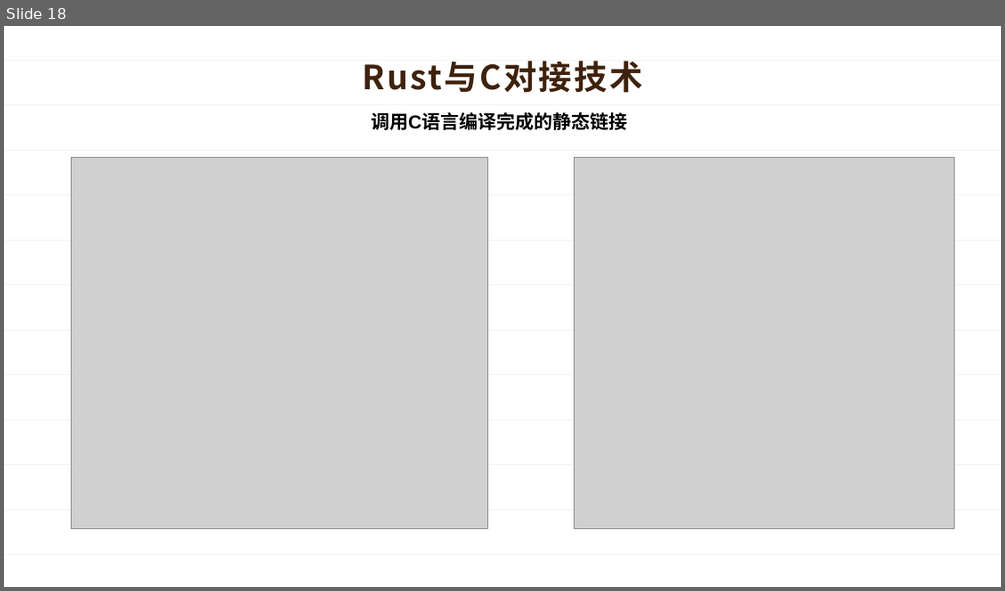
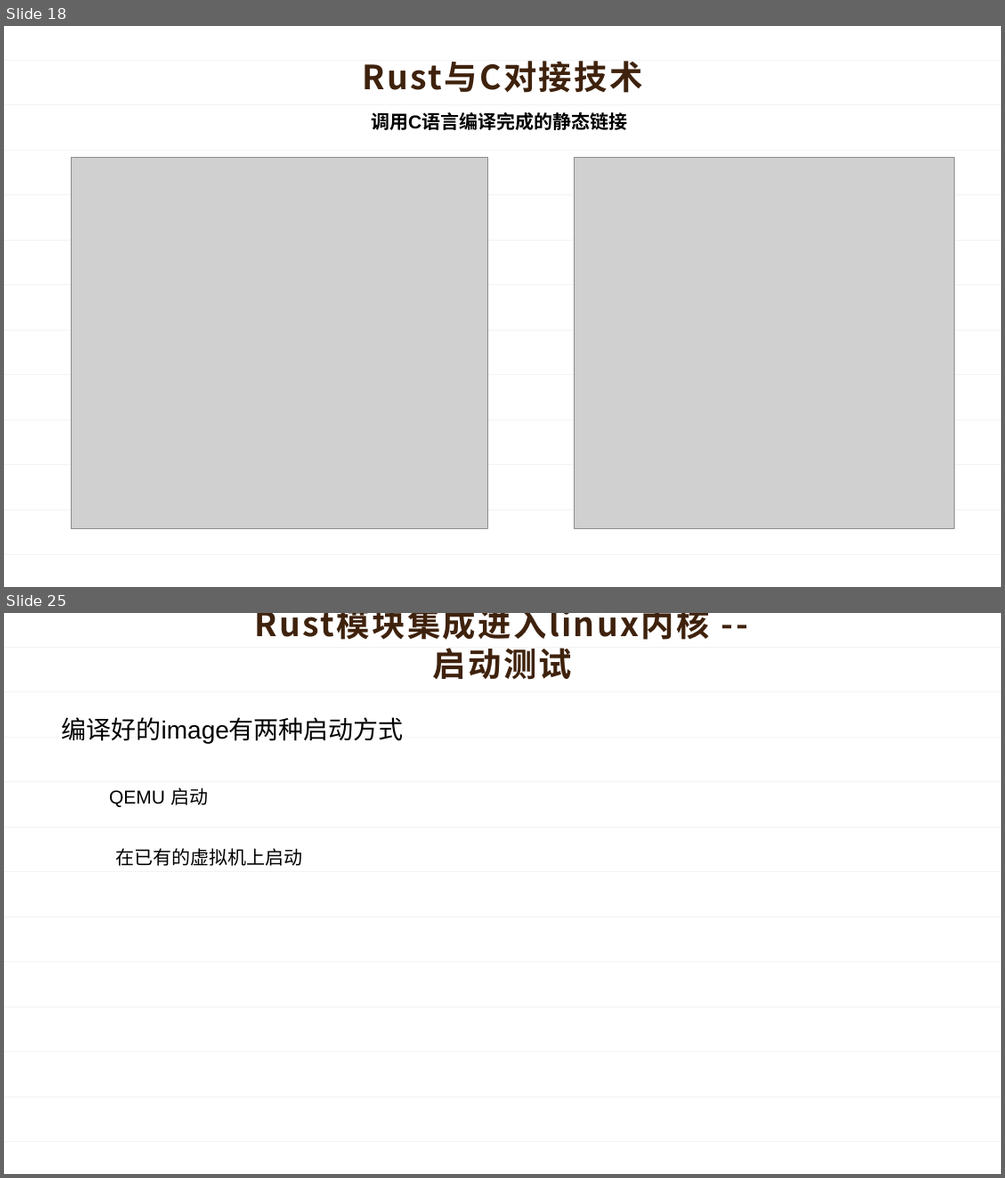
Before and after one commit to OSH-2024/mkdir, a slide deck: Interim_Report/interim_report.pptx. Shown one above the other, each under a label of ours: slide 18 before the commit, slides 18 and 25 after it; the slides between them are not shown. The pictures are 1005x591 and 1005x1178 pixels, drawn with LibreOffice and Linux fonts; fonts in the diff are those of the drawing; grey boxes stand for pictures. Boxes give left, top, right and bottom in pixels: in the first picture for what was removed or moved away, otherwise in the second. Text is boxed around its words. In the diff, an @@ line names an element or a change of style, - is before the commit and + after.

```diff
--- a/Interim_Report/interim_report.pptx
+++ b/Interim_Report/interim_report.pptx
@@ slide 25 added at box(4, 613, 1001, 1174), background #FFFFFF; not listed: 12 template elements that a slide beside it also shows @@
@@ title added at box(255, 613, 710, 680), 32 pt, text #3F220D, bold @@
+Rust模块集成进入linux内核 -- 启动测试
@@ text added at box(62, 717, 404, 744), 24 pt, text #000000 @@
+编译好的image有两种启动方式
@@ text added at box(109, 787, 208, 807), 18 pt, text #000000 @@
+QEMU 启动
@@ text added at box(115, 848, 302, 866), 18 pt, text #000000 @@
+在已有的虚拟机上启动
```
Also in this commit, not shown: 1 slide changed, 6 other slides added, 1 other file.
